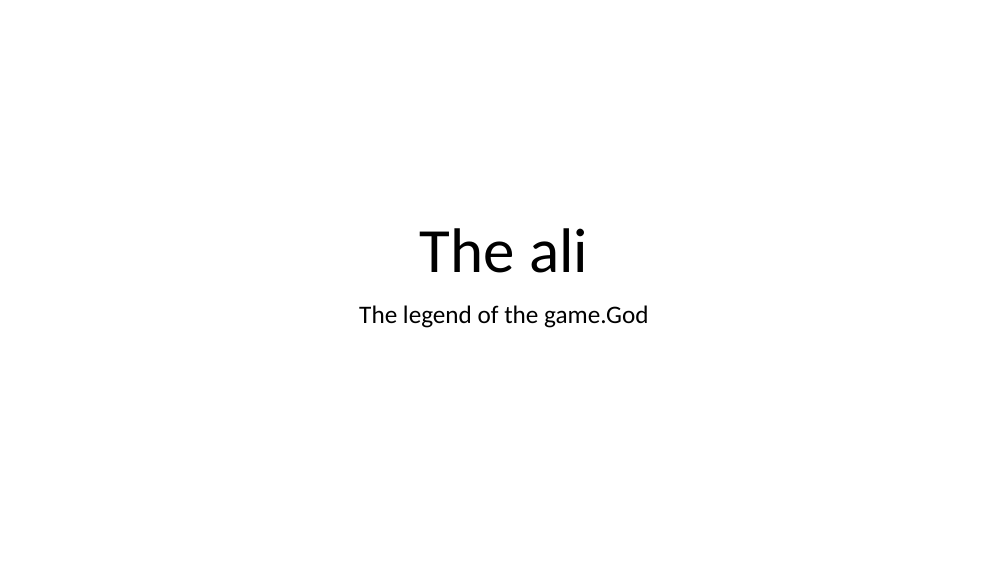
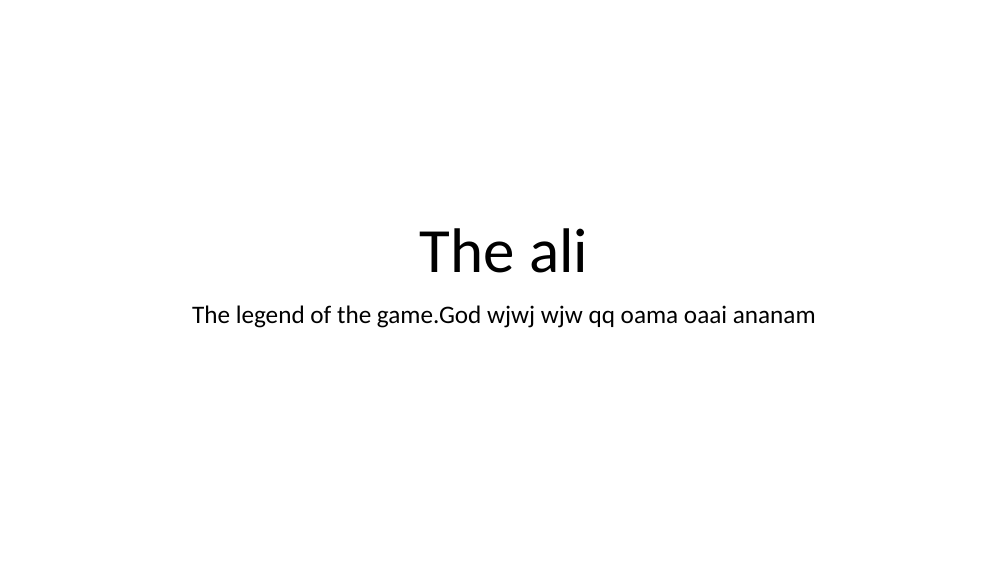
Before and after one commit to alizaidmerchant/ai, a slide deck: slide 1 of first.txt.pptx. Drawn at 1008x567 pixels with LibreOffice and Linux fonts; fonts in the diff are those of the drawing. Boxes give left, top, right and bottom in pixels: in the first picture for what was removed or moved away, otherwise in the second. Text is boxed around its words. In the diff, an @@ line names an element or a change of style, - is before the commit and + after.

Commit message:
added content

```diff
--- a/first.txt.pptx
+++ b/first.txt.pptx
@@ subtitle at (192,305,816,328): text changed @@
-The legend of the game.God
+The legend of the game.God wjwj wjw qq oama oaai ananam
```
